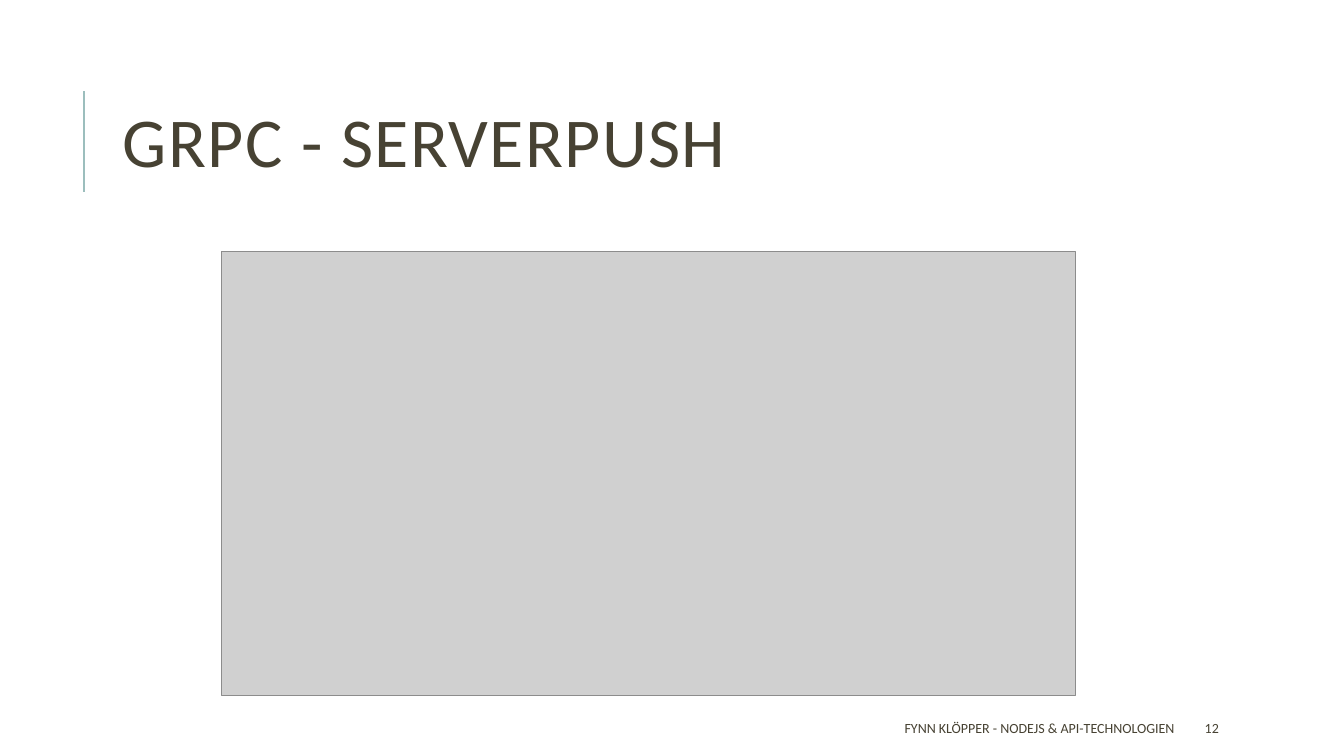
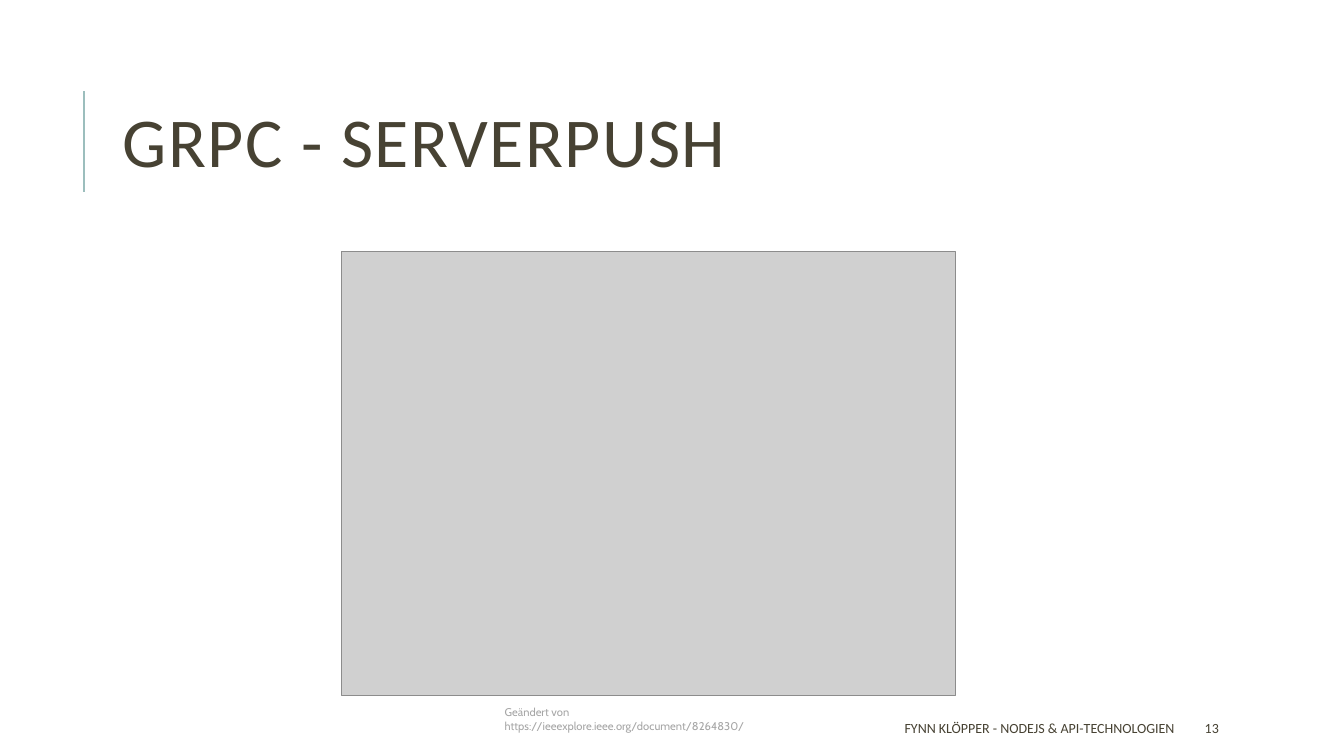
Before and after one commit to fkloepper/presentation, a slide deck: slide 13 of Fullstack Development/Backend/Backend.pptx (slide 12 before the commit). Drawn at 1344x756 pixels with LibreOffice and Linux fonts; fonts in the diff are those of the drawing; grey boxes stand for pictures. Boxes give left, top, right and bottom in pixels: in the first picture for what was removed or moved away, otherwise in the second. Text is boxed around its words. In the diff, an @@ line names an element or a change of style, - is before the commit and + after.

```diff
--- a/Fullstack Development/Backend/Backend.pptx
+++ b/Fullstack Development/Backend/Backend.pptx
@@ picture: place and size @@
-picture at <box>222,252,1076,696</box>
+picture at <box>342,252,956,696</box>
@@ text added at <box>505,708,745,733</box>, 8 pt, text #A6A6A6 @@
+Geändert von https://ieeexplore.ieee.org/document/8264830/
@@ page number at <box>1205,724,1219,733</box>: text changed @@
-12
+13
```
Also in this commit, not shown: 11 other slides changed, 7 slides added, 1 slide removed, 1 other file.
